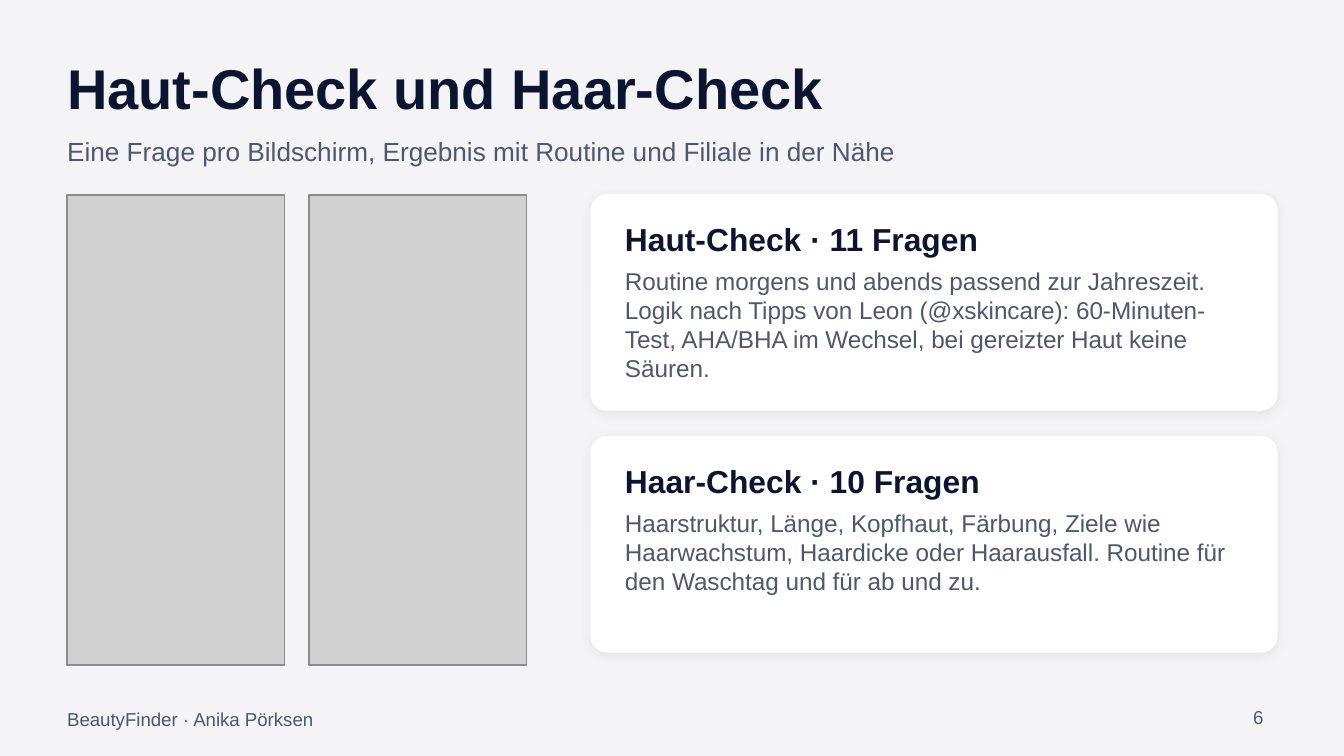
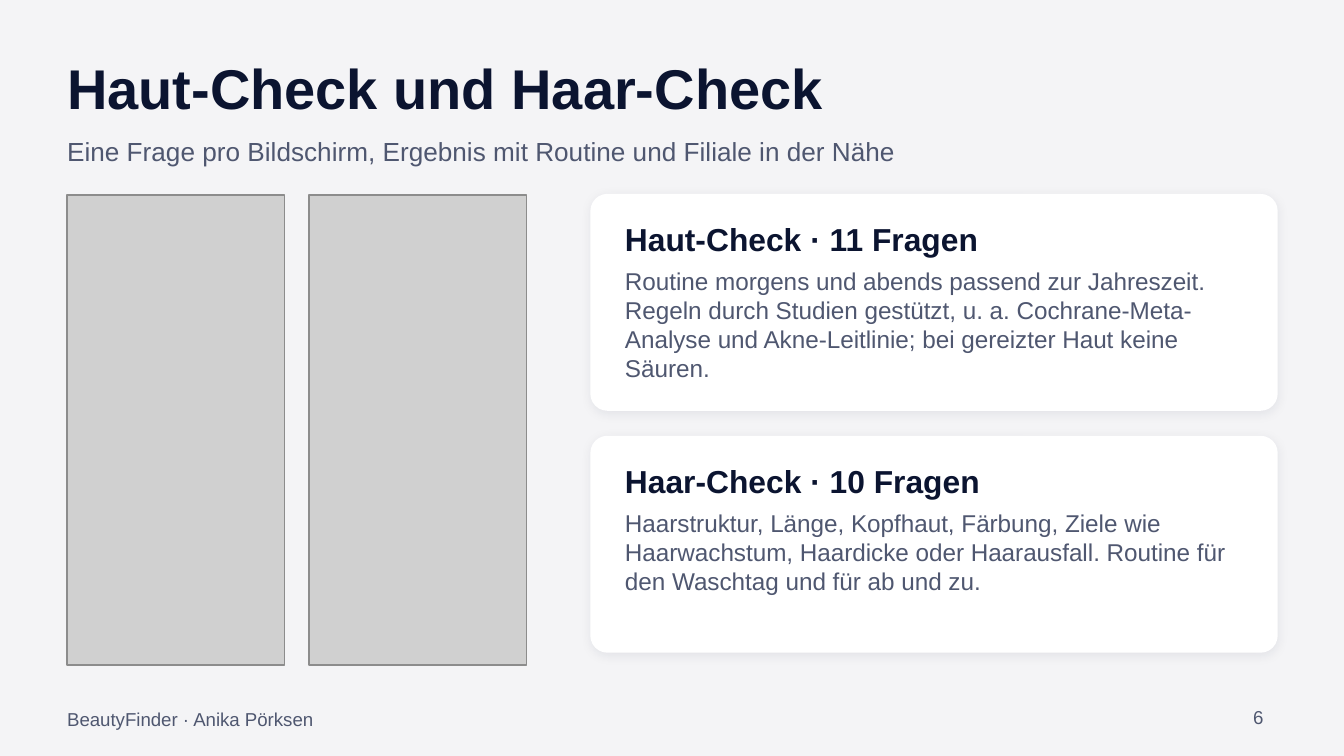
Before and after one commit to anikaprksn/Digitale-WElten, a slide deck: slide 6 of abgabe/Praesentation_BeautyFinder.pptx. Drawn at 1344x756 pixels with LibreOffice and Linux fonts; fonts in the diff are those of the drawing; grey boxes stand for pictures. Boxes give left, top, right and bottom in pixels: in the first picture for what was removed or moved away, otherwise in the second. Text is boxed around its words. In the diff, an @@ line names an element or a change of style, - is before the commit and + after.

```diff
--- a/abgabe/Praesentation_BeautyFinder.pptx
+++ b/abgabe/Praesentation_BeautyFinder.pptx
@@ text at (625,272,1205,377): text changed @@
-Routine morgens und abends passend zur Jahreszeit. Logik nach Tipps von Leon (@xskincare): 60-Minuten-Test, AHA/BHA im Wechsel, bei gereizter Haut keine Säuren.
+Routine morgens und abends passend zur Jahreszeit. Regeln durch Studien gestützt, u. a. Cochrane-Meta-Analyse und Akne-Leitlinie; bei gereizter Haut keine Säuren.
```
Also in this commit, not shown: 1 other slide changed, 2 other files.
